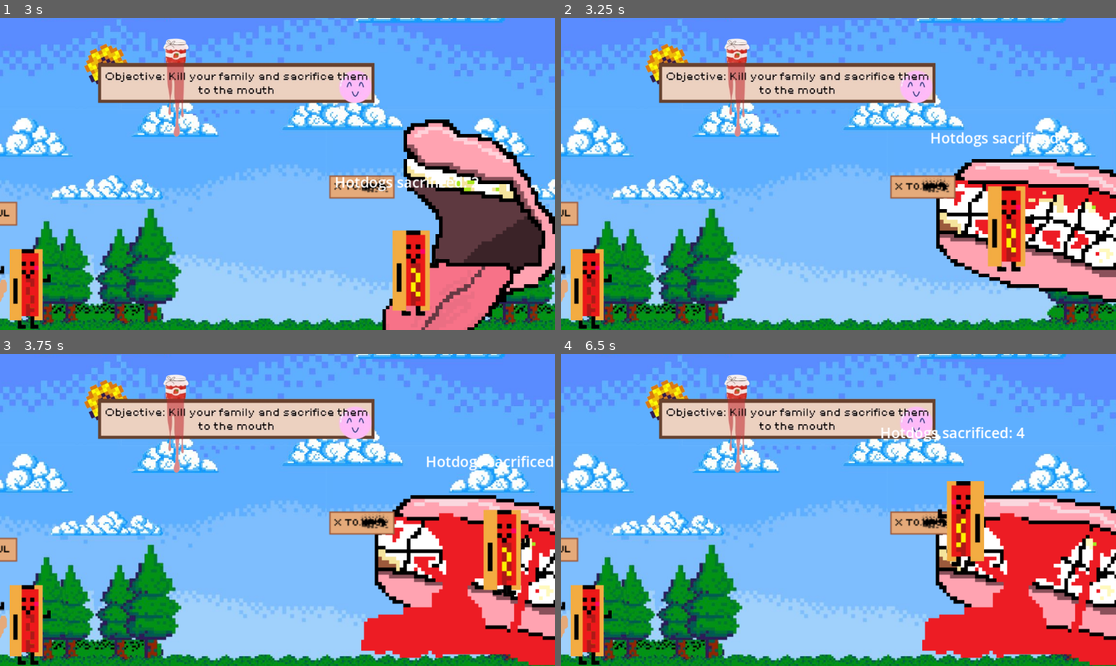
Above: before the commit, frames 1-4 (two rows, left to right).
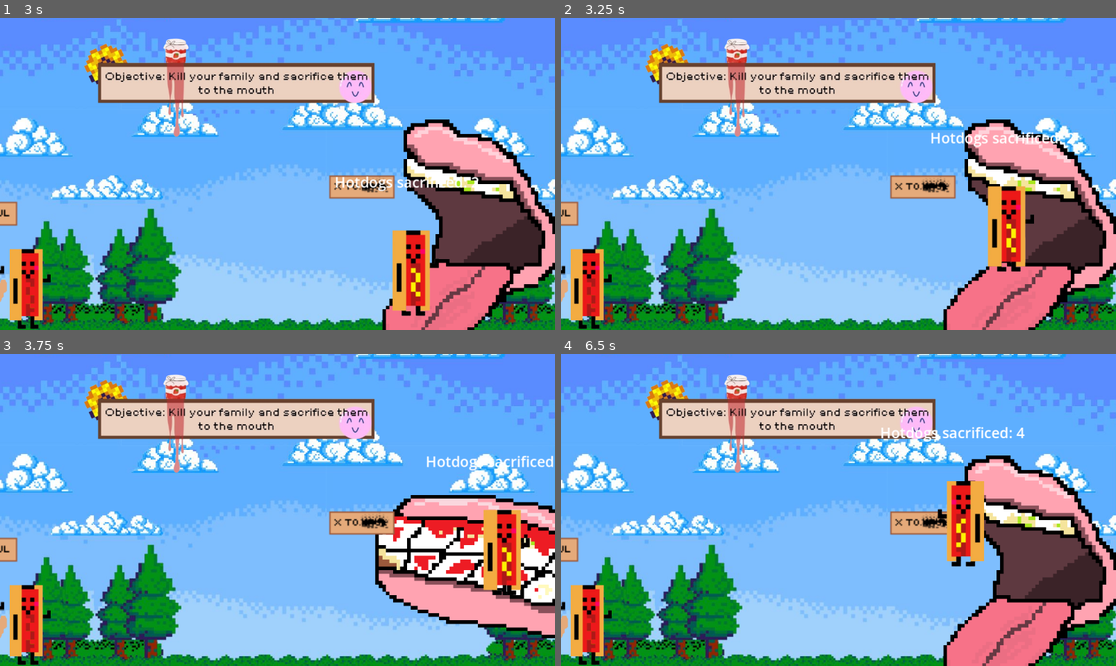
Above: after the commit, the same moments.

Repository: AudreyS108/daydream-project
Game: Godot game, scene res://scenes/game.tscn
Same seed, same stepped clock (60 frames per second), same inputs: the game is played once before the commit and once after it.
Inputs:
- Up to frame 1 (3 s): tap Enter (ui_accept) at 0.5, 0.77, 1.52 s; hold Right (ui_right) 0.53-2.03 s; tap X at 0.6, 1.35, 2.3, 2.85 s; hold Left (ui_left) 2.03-2.78 s; tap F at 2.1 s; hold Right (ui_right) from 2.78 s (still down)
- Up to frame 2 (3.25 s): keep holding Right (ui_right); tap Enter (ui_accept) at 3.02 s
- Up to frame 3 (3.75 s): keep holding Right (ui_right); tap X at 3.6 s
- Up to frame 4 (6.5 s): tap Enter (ui_accept) at 3.77, 4.52, 6.02 s; release Right (ui_right) at 4.28 s; hold Left (ui_left) 4.28-5.03 s; tap F at 4.35 s; tap X at 4.55, 5.1, 5.85 s; hold Right (ui_right) 5.03-5.78 s; hold Left (ui_left) from 5.78 s (still down)

Frame 1 is identical in both runs. In frame 2, 14% of the frame differs, in the area x 67-100%, y 32-100%; in frame 3, 7.9%; in frame 4, 17%, in the area x 65-100%, y 32-100%.

Commit message:
Changing Mouth
- new animations
- scripting animation switches

Diff:
--- a/scenes/Mouth.tscn
+++ b/scenes/Mouth.tscn
@@ -35,6 +35,17 @@
 "loop": true,
 "name": &"With_Ketchup",
 "speed": 3.0
+}, {
+"frames": [{
+"duration": 1.0,
+"texture": ExtResource("1_lxrdf")
+}, {
+"duration": 1.0,
+"texture": ExtResource("3_1acxj")
+}],
+"loop": true,
+"name": &"With_some_ketchup",
+"speed": 2.0
 }]
 
 [sub_resource type="SegmentShape2D" id="SegmentShape2D_lxrdf"]
--- a/scenes/game.gd
+++ b/scenes/game.gd
@@ -71,7 +71,11 @@
 				audio_player1.stop()
 				audio_player2.stream = load("res://assets/Sounds/crunchie mm.mp3")
 				audio_player2.play()
+
 				sacrifices = sacrifices + 1
 				print("text set")
 				label.text = "Hotdogs sacrificed: " + str(sacrifices)
 				is_colliding_with_area2d2 = false
+
+				await get_tree().create_timer(1.5).timeout
+				mouth_sprite.play("With_some_ketchup")
